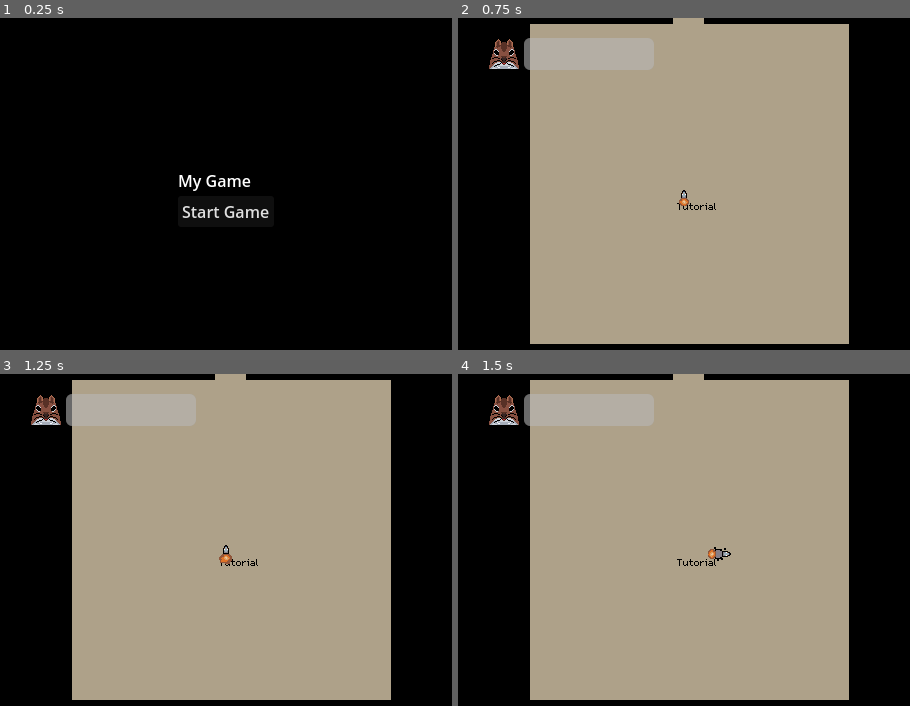
Above: before the commit, frames 1-4 (two rows, left to right).
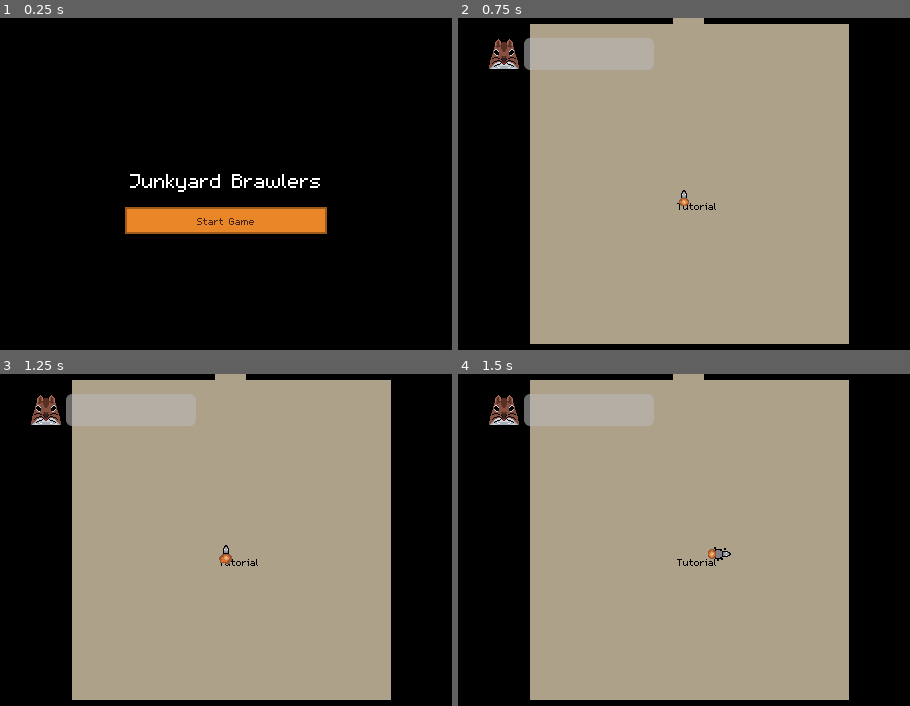
Above: after the commit, the same moments.

Repository: LaffertyDev/junkyard-brawl
Game: Godot game, scene res://src/MenusAndScenes/screen_ui_start.tscn
The game is run twice, just before and just after one commit, with the same random seed, the same clock (stepped at 60 frames per second) and the same inputs. The engine's default icon, where the game draws it, is replaced by a stand-in: a white triangle on a blue panel in a dark square.
Inputs (mouse positions are in pixels of both pictures, inside the frame that each line leads up to):
- Up to frame 1 (0.25 s): no input
- Up to frame 2 (0.75 s): click "Start Game" at 0.5 s
- Up to frame 3 (1.25 s): no input
- Up to frame 4 (1.5 s): tap Enter at 1.25 s; move the mouse to (824, 536) at 1.27 s; hold D (move_right) from 1.28 s (still down); hold Space (action_primary) from 1.28 s (still down)

The runs differ from the first frame. In frame 1, 4.4% of the frame differs, in the area x 27-73%, y 46-66%; in frame 2, nothing differs; in frame 3, nothing differs; in frame 4, nothing differs.

Commit message:
improve theme

Diff:
--- a/project.godot
+++ b/project.godot
@@ -26,6 +26,11 @@
 window/size/viewport_height=360
 window/stretch/mode="viewport"
 window/stretch/scale_mode="integer"
+
+[gui]
+
+theme/custom="res://src/UI/hud_theme.tres"
+theme/custom_font="res://src/UI/m5x7.ttf"
 
 [input]
 
--- a/src/HUD.tscn
+++ b/src/HUD.tscn
@@ -14,6 +14,7 @@
 anchor_bottom = 1.0
 grow_horizontal = 2
 grow_vertical = 2
+theme = ExtResource("2_671ur")
 script = ExtResource("1_cutv6")
 
 [node name="Left_Pillarbox" type="Panel" parent="."]
@@ -137,7 +138,6 @@
 
 [node name="button_eject" type="Button" parent="GuiPanelMargin/Control2"]
 unique_name_in_owner = true
-visible = false
 layout_mode = 1
 anchors_preset = 3
 anchor_left = 1.0
@@ -222,22 +222,48 @@
 grow_horizontal = 2
 grow_vertical = 2
 
-[node name="button_unpause" type="Button" parent="pause_panel"]
+[node name="VBoxContainer" type="VBoxContainer" parent="pause_panel"]
 layout_mode = 1
 anchors_preset = 8
 anchor_left = 0.5
 anchor_top = 0.5
 anchor_right = 0.5
 anchor_bottom = 0.5
-offset_left = -4.0
-offset_top = -4.0
-offset_right = 4.0
-offset_bottom = 4.0
-grow_horizontal = 2
-grow_vertical = 2
-text = "Press to Unpause"
+offset_left = -48.0
+offset_top = -74.0
+offset_right = 48.0
+offset_bottom = 74.0
+grow_horizontal = 2
+grow_vertical = 2
+
+[node name="Label" type="Label" parent="pause_panel/VBoxContainer"]
+layout_mode = 2
+theme_override_font_sizes/font_size = 32
+text = "Paused"
+horizontal_alignment = 1
+
+[node name="button_unpause" type="Button" parent="pause_panel/VBoxContainer"]
+layout_mode = 2
+text = "Unpause"
+
+[node name="HSeparator" type="HSeparator" parent="pause_panel/VBoxContainer"]
+layout_mode = 2
+
+[node name="button_rate_game" type="Button" parent="pause_panel/VBoxContainer"]
+layout_mode = 2
+text = "Rate My Game"
+
+[node name="HSeparator2" type="HSeparator" parent="pause_panel/VBoxContainer"]
+layout_mode = 2
+
+[node name="button_exit_game" type="Button" parent="pause_panel/VBoxContainer"]
+unique_name_in_owner = true
+layout_mode = 2
+text = "Exit Game"
 
 [connection signal="pressed" from="GuiPanelMargin/Control2/button_eject" to="." method="_on_button_eject_pressed"]
 [connection signal="pressed" from="GuiPanelMargin/Control2/button_pilot" to="." method="_on_button_pilot_pressed"]
 [connection signal="pressed" from="GuiPanelMargin/Control2/button_heal" to="." method="_on_button_heal_pressed"]
-[connection signal="pressed" from="pause_panel/button_unpause" to="." method="_on_unpause_pressed"]
+[connection signal="pressed" from="pause_panel/VBoxContainer/button_unpause" to="." method="_on_unpause_pressed"]
+[connection signal="pressed" from="pause_panel/VBoxContainer/button_rate_game" to="." method="_on_button_rate_game_pressed"]
+[connection signal="pressed" from="pause_panel/VBoxContainer/button_exit_game" to="." method="_on_button_exit_game_pressed"]
--- a/src/MenusAndScenes/screen_ui_defeat.tscn
+++ b/src/MenusAndScenes/screen_ui_defeat.tscn
@@ -30,7 +30,9 @@
 
 [node name="Label" type="Label" parent="MarginContainer/VBoxContainer"]
 layout_mode = 2
+theme_override_font_sizes/font_size = 32
 text = "Thanks for Playing!"
+horizontal_alignment = 1
 
 [node name="HSeparator" type="HSeparator" parent="MarginContainer/VBoxContainer"]
 layout_mode = 2
@@ -38,6 +40,9 @@
 [node name="PlayAgain" type="Button" parent="MarginContainer/VBoxContainer"]
 layout_mode = 2
 text = "Play Again"
+
+[node name="HSeparator2" type="HSeparator" parent="MarginContainer/VBoxContainer"]
+layout_mode = 2
 
 [node name="RateMyGame" type="Button" parent="MarginContainer/VBoxContainer"]
 layout_mode = 2
--- a/src/MenusAndScenes/screen_ui_start.tscn
+++ b/src/MenusAndScenes/screen_ui_start.tscn
@@ -26,7 +26,9 @@
 
 [node name="Label" type="Label" parent="MarginContainer/VBoxContainer"]
 layout_mode = 2
-text = "My Game"
+theme_override_font_sizes/font_size = 32
+text = "Junkyard Brawlers"
+horizontal_alignment = 1
 
 [node name="StartGame" type="Button" parent="MarginContainer/VBoxContainer"]
 layout_mode = 2
--- a/src/UI/hud_theme.tres
+++ b/src/UI/hud_theme.tres
@@ -1,8 +1,66 @@
-[gd_resource type="Theme" load_steps=2 format=3 uid="uid://c3xglhnien5t5"]
+[gd_resource type="Theme" load_steps=6 format=3 uid="uid://c3xglhnien5t5"]
+
+[sub_resource type="StyleBoxFlat" id="StyleBoxFlat_74ysc"]
+bg_color = Color(0.81, 0.602235, 0.1539, 1)
+border_width_left = 2
+border_width_top = 2
+border_width_right = 2
+border_width_bottom = 2
+border_color = Color(0.619608, 0.352941, 0.105882, 1)
+corner_detail = 1
+expand_margin_left = 5.0
+expand_margin_top = 5.0
+expand_margin_right = 5.0
+expand_margin_bottom = 5.0
+
+[sub_resource type="StyleBoxFlat" id="StyleBoxFlat_r8tij"]
+bg_color = Color(1, 0.694118, 0.0313726, 1)
+border_width_left = 2
+border_width_top = 2
+border_width_right = 2
+border_width_bottom = 2
+border_color = Color(0.619608, 0.352941, 0.105882, 1)
+corner_detail = 1
+expand_margin_left = 5.0
+expand_margin_top = 5.0
+expand_margin_right = 5.0
+expand_margin_bottom = 5.0
+
+[sub_resource type="StyleBoxFlat" id="StyleBoxFlat_roheu"]
+bg_color = Color(0.913725, 0.52549, 0.152941, 1)
+border_width_left = 2
+border_width_top = 2
+border_width_right = 2
+border_width_bottom = 2
+border_color = Color(0.619608, 0.352941, 0.105882, 1)
+corner_detail = 1
+expand_margin_left = 5.0
+expand_margin_top = 5.0
+expand_margin_right = 5.0
+expand_margin_bottom = 5.0
+
+[sub_resource type="StyleBoxFlat" id="StyleBoxFlat_rikd8"]
+bg_color = Color(0.74902, 0.352941, 0.243137, 1)
+border_color = Color(0.913725, 0.52549, 0.152941, 1)
+corner_detail = 1
+expand_margin_left = 5.0
+expand_margin_top = 5.0
+expand_margin_right = 5.0
+expand_margin_bottom = 5.0
 
 [sub_resource type="StyleBoxFlat" id="StyleBoxFlat_1ta1l"]
 bg_color = Color(0, 0, 0, 1)
 corner_detail = 1
 
 [resource]
+Button/colors/font_color = Color(0.286275, 0.145098, 0.109804, 1)
+Button/colors/font_focus_color = Color(0.286275, 0.145098, 0.109804, 1)
+Button/colors/font_hover_color = Color(0.286275, 0.145098, 0.109804, 1)
+Button/colors/font_hover_pressed_color = Color(0.286275, 0.145098, 0.109804, 1)
+Button/colors/font_pressed_color = Color(0.286275, 0.145098, 0.109804, 1)
+Button/styles/focus = SubResource("StyleBoxFlat_74ysc")
+Button/styles/hover = SubResource("StyleBoxFlat_r8tij")
+Button/styles/normal = SubResource("StyleBoxFlat_roheu")
+Button/styles/pressed = SubResource("StyleBoxFlat_rikd8")
 Panel/styles/panel = SubResource("StyleBoxFlat_1ta1l")
+VBoxContainer/constants/separation = 20
--- a/src/hud.gd
+++ b/src/hud.gd
@@ -16,6 +16,9 @@
 @onready var _button_heal: Button = %button_heal
 
 var ui_tween: Tween
+
+func _ready() -> void:
+	%button_exit_game.visible = OS.get_name() != "Web"
 
 func _process(_delta: float) -> void:
 	_max_health.max_value = PlayerState.max_maximum_health
@@ -87,7 +90,6 @@
 	_pause_panel.hide()
 	get_tree().paused = false
 
-
 func _on_button_heal_pressed() -> void:
 	const repair_amount = 10
 	PlayerState.max_current_health = min(PlayerState.max_maximum_health, PlayerState.max_current_health + repair_amount)
@@ -98,3 +100,9 @@
 	PlayerState.SetPilotState(Enums.PilotState.Piloting)
 	animate_scene_swap(false)
 	_max_container.show()
+
+func _on_button_rate_game_pressed() -> void:
+	SceneManager.load_gamejam_rating_portal()
+
+func _on_button_exit_game_pressed() -> void:
+	get_tree().quit()
Binary file added: src/UI/m5x7.ttf
Not shown, added: src/UI/m5x7.ttf.import
Not shown, changed: todo.md
